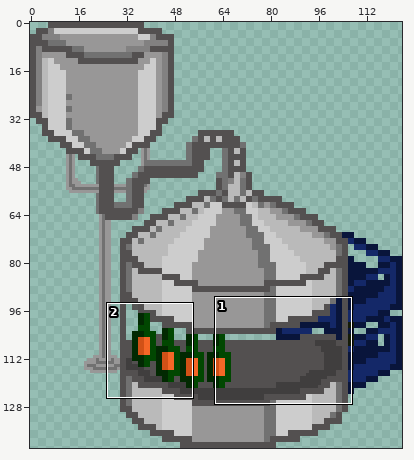
Two states of a sprite sheet, assets/sprites/single_sprites/bottlemachine_step2.png. The first picture is a wide view before the edit; the outline marks the close-up.
Close-up. Old version:
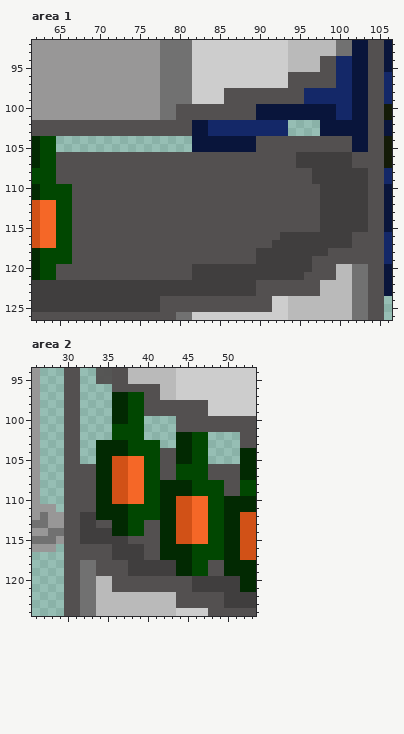
The file is 124x142 pixels. Pixels under 10% opacity are left out. Colours within 5 levels of each other are drawn and written as one. Shown: area 1: x 62..106, y 92..126; area 2: x 26..53, y 94..124.
Once edited:
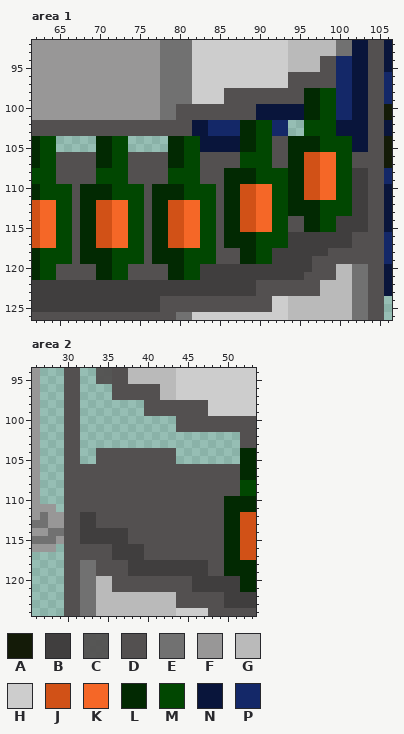
Palette (. is transparent): A #141b08  B #403e3e  C #514e4eed  D #535050  E #717171  F #989797  G #bababa  H #cdcdcd  J #d15117  K #f56727  L #022902  M #014701  N #09153b  P #142868
The exact change:
--- area 1
@@ x 62..106 @@
  97 FFFFFFFFFFFFFFFFEEEEHHHHHHHHHHHHDDDDDDPPNNDDP
- 98 FFFFFFFFFFFFFFFFEEEEHHHHDDDDDDDDDDPPPPPPNNDDP
- 99 FFFFFFFFFFFFFFFFEEEEHHHHDDDDDDDDDDPPPPPPNNDDP
-100 FFFFFFFFFFFFFFFFEEDDDDDDDDDDNNNNNNNNNNPPNNDDA
-101 FFFFFFFFFFFFFFFFEEDDDDDDDDDDNNNNNNNNNNPPNNDDA
-102 DDDDDDDDDDDDDDDDDDDDNNPPPPPPPPPP....NNNNNNDDN
-103 DDDDDDDDDDDDDDDDDDDDNNPPPPPPPPPP....NNNNNNDDN
-104 LMM.................NNNNNNNNDDDDDDDDDDDDNNDDA
-105 LMM.................NNNNNNNNDDDDDDDDDDDDNNDDA
-106 LMMDDDDDDDDDDDDDDDDDDDDDDDDDDDDDDBBBBBBBDDDDA
-107 LMMDDDDDDDDDDDDDDDDDDDDDDDDDDDDDDBBBBBBBDDDDA
-108 MMMDDDDDDDDDDDDDDDDDDDDDDDDDDDDDDDDBBBBBBBDDP
-109 MMMDDDDDDDDDDDDDDDDDDDDDDDDDDDDDDDDBBBBBBBDDP
-110 LMMMMDDDDDDDDDDDDDDDDDDDDDDDDDDDDDDDBBBBBBDDN
-111 LMMMMDDDDDDDDDDDDDDDDDDDDDDDDDDDDDDDBBBBBBDDN
-112 JKKMMDDDDDDDDDDDDDDDDDDDDDDDDDDDDDDDBBBBBBDDN
-113 JKKMMDDDDDDDDDDDDDDDDDDDDDDDDDDDDDDDBBBBBBDDN
-114 JKKMMDDDDDDDDDDDDDDDDDDDDDDDDDDDDDDDBBBBBBDDN
-115 JKKMMDDDDDDDDDDDDDDDDDDDDDDDDDDDDDDDBBBBBBDDN
-116 JKKMMDDDDDDDDDDDDDDDDDDDDDDDDDDBBBBBBBBBDDDDP
-117 JKKMMDDDDDDDDDDDDDDDDDDDDDDDDDBBBBBBBBBBDDDDP
-118 LMMMMDDDDDDDDDDDDDDDDDDDDDDDBBBBBBBBBDDDDDDDP
-119 LMMMMDDDDDDDDDDDDDDDDDDDDDDDBBBBBBBDDDDDDDDDP
-120 LMMDDDDDDDDDDDDDDDDDBBBBBBBBBBBBBBBDDDGGEEDDN
-121 LMMDDDDDDDDDDDDDDDDDBBBBBBBBBBBBBBDDDDGGEEDDN
+ 98 FFFFFFFFFFFFFFFFEEEEHHHHDDDDDDDDDDLLMMPPNNDDP
+ 99 FFFFFFFFFFFFFFFFEEEEHHHHDDDDDDDDDDLLMMPPNNDDP
+100 FFFFFFFFFFFFFFFFEEDDDDDDDDDDNNNNNNLLMMPPNNDDA
+101 FFFFFFFFFFFFFFFFEEDDDDDDDDDDNNNNNNLLMMPPNNDDA
+102 DDDDDDDDDDDDDDDDDDDDNNPPPPLLMMPP..MMMMNNNNDDN
+103 DDDDDDDDDDDDDDDDDDDDNNPPPPLLMMPP..MMMMNNNNDDN
+104 LMM.....LLMM.....LLMMNNNNNLLMMDDLLLLMMMMNNDDA
+105 LMM.....LLMM.....LLMMNNNNNLLMMDDLLLLMMMMNNDDA
+106 LMMDDDDDLLMMDDDDDLLMMDDDDDMMMMDDLLJJKKMMDDDDA
+107 LMMDDDDDLLMMDDDDDLLMMDDDDDMMMMDDLLJJKKMMDDDDA
+108 MMMDDDDDMMMMDDDDDMMMMDDDLLLLMMMMLLJJKKMMBBDDP
+109 MMMDDDDDMMMMDDDDDMMMMDDDLLLLMMMMLLJJKKMMBBDDP
+110 LMMMMDLLLLMMMMDLLLLMMMMDLLJJKKMMLLJJKKMMBBDDN
+111 LMMMMDLLLLMMMMDLLLLMMMMDLLJJKKMMLLJJKKMMBBDDN
+112 JKKMMDLLJJKKMMDLLJJKKMMDLLJJKKMMLLLLMMMMBBDDN
+113 JKKMMDLLJJKKMMDLLJJKKMMDLLJJKKMMLLLLMMMMBBDDN
+114 JKKMMDLLJJKKMMDLLJJKKMMDLLJJKKMMDDLLMMBBBBDDN
+115 JKKMMDLLJJKKMMDLLJJKKMMDLLJJKKMMDDLLMMBBBBDDN
+116 JKKMMDLLJJKKMMDLLJJKKMMDLLLLMMMMBBBBBBBBDDDDP
+117 JKKMMDLLJJKKMMDLLJJKKMMDLLLLMMMMBBBBBBBBDDDDP
+118 LMMMMDLLLLMMMMDLLLLMMMMDDDLLMMBBBBBBBDDDDDDDP
+119 LMMMMDLLLLMMMMDLLLLMMMMDDDLLMMBBBBBDDDDDDDDDP
+120 LMMDDDDDLLMMDDDDDLLMMBBBBBBBBBBBBBBDDDGGEEDDN
+121 LMMDDDDDLLMMDDDDDLLMMBBBBBBBBBBBBBDDDDGGEEDDN
 122 BBBBBBBBBBBBBBBBBBBBBBBBBBBBDDDDDDDDGGGGEEDDN
--- area 2
@@ x 26..53 @@
  96 F...DD....DDDDDDGGHHHHHHHHHH
- 97 F...DD....LLMMDDGGHHHHHHHHHH
- 98 F...DD....LLMMDDDDDDDDHHHHHH
- 99 F...DD....LLMMDDDDDDDDHHHHHH
-100 F...DD....LLMM....DDDDDDDDDD
-101 F...DD....MMMM....DDDDDDDDDD
-102 F...DD....MMMM....LLMM....DD
-103 F...DD..LLLLMMMM..LLMM....DD
-104 F...DD..LLLLMMMMDDLLMM....LL
-105 F...DD..LLJJKKMMDDLLMM....LL
-106 F...DDDDLLJJKKMMDDMMMMDDDDLL
-107 F...DDDDLLJJKKMMDDMMMMDDDDLL
-108 F...DDDDLLJJKKMMLLLLMMMMDDMM
-109 F...DDDDLLJJKKMMLLLLMMMMDDMM
-110 F...DDDDLLJJKKMMLLJJKKMMLLLL
-111 FFF.DDDDLLLLMMMMLLJJKKMMLLLL
-112 FEFFDDBBLLLLMMMMLLJJKKMMLLJJ
-113 EEFFDDBBDDLLMMDDLLJJKKMMLLJJ
-114 FFEEDDBBBBLLMMDDLLJJKKMMLLJJ
-115 EEEFDDBBBBBBDDDDLLJJKKMMLLJJ
-116 FFF.DDDDDDBBBBDDLLLLMMMMLLJJ
-117 ....DDDDDDBBBBDDLLLLMMMMLLJJ
-118 ....DDEEDDDDBBBBBBLLMMDDLLLL
-119 ....DDEEDDDDBBBBBBLLMMDDLLLL
+ 97 F...DD....DDDDDDGGHHHHHHHHHH
+ 98 F...DD........DDDDDDDDHHHHHH
+ 99 F...DD........DDDDDDDDHHHHHH
+100 F...DD............DDDDDDDDDD
+101 F...DD............DDDDDDDDDD
+102 F...DD....................DD
+103 F...DD....................DD
+104 F...DD..DDDDDDDDDD........LL
+105 F...DD..DDDDDDDDDD........LL
+106 F...DDDDDDDDDDDDDDDDDDDDDDLL
+107 F...DDDDDDDDDDDDDDDDDDDDDDLL
+108 F...DDDDDDDDDDDDDDDDDDDDDDMM
+109 F...DDDDDDDDDDDDDDDDDDDDDDMM
+110 F...DDDDDDDDDDDDDDDDDDDDLLLL
+111 FFF.DDDDDDDDDDDDDDDDDDDDLLLL
+112 FEFFDDBBDDDDDDDDDDDDDDDDLLJJ
+113 EEFFDDBBDDDDDDDDDDDDDDDDLLJJ
+114 FFEEDDBBBBBBDDDDDDDDDDDDLLJJ
+115 EEEFDDBBBBBBDDDDDDDDDDDDLLJJ
+116 FFF.DDDDDDBBBBDDDDDDDDDDLLJJ
+117 ....DDDDDDBBBBDDDDDDDDDDLLJJ
+118 ....DDEEDDDDBBBBBBBBBBDDLLLL
+119 ....DDEEDDDDBBBBBBBBBBDDLLLL
 120 ....DDEEGGDDDDDDDDDDBBBBBBLL
